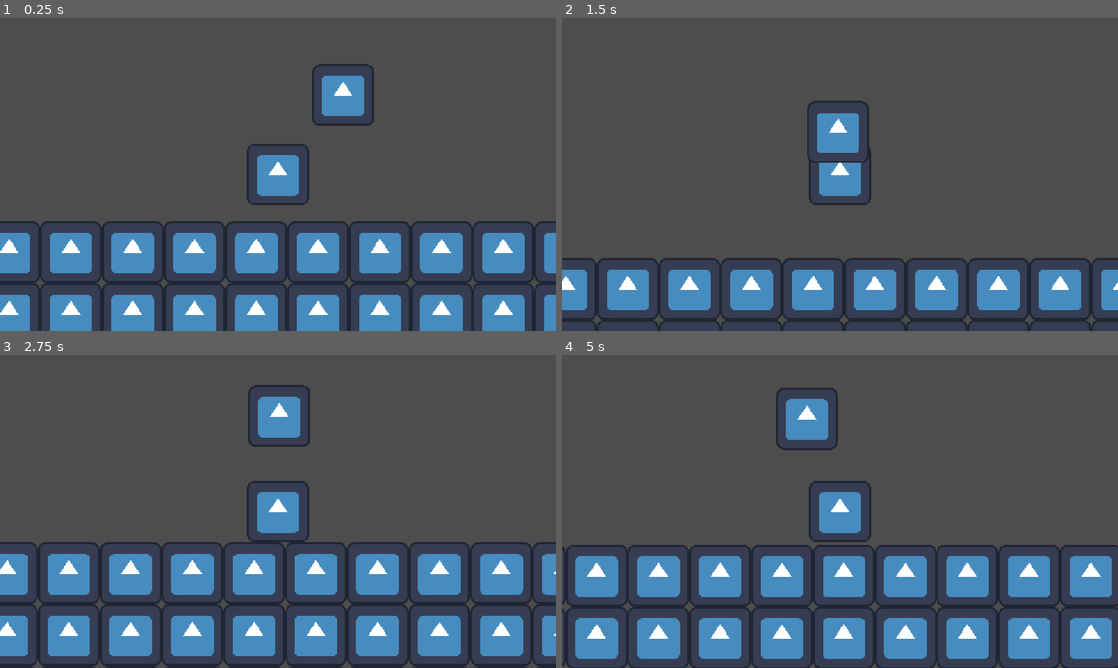
Above: before the commit, frames 1-4 (two rows, left to right).
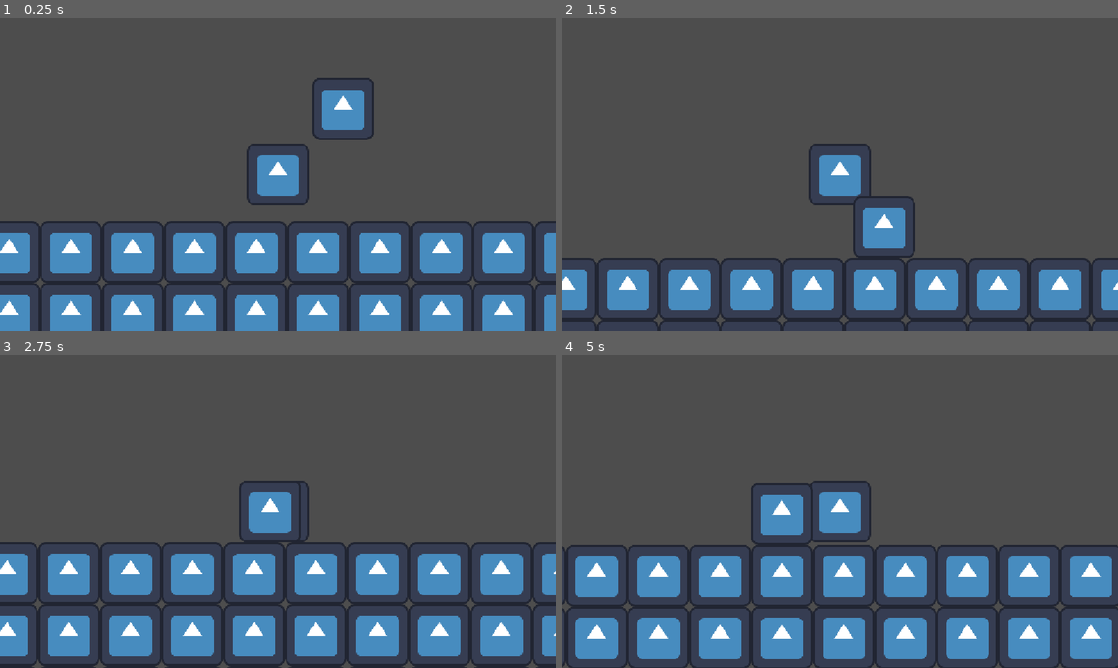
Above: after the commit, the same moments.

Repository: YiepFox/mmj-finale-game
Game: Godot game, scene res://Scenes/Parasite/node_2d.tscn
Two runs of this game, one before a commit and one after it. Both use one fixed random seed, a clock stepped at 60 frames per second and the inputs below. The project has no main scene, so this scene is started directly. The engine's default icon, where the game draws it, is replaced by a stand-in: a white triangle on a blue panel in a dark square.
Inputs (mouse positions are in pixels of both pictures, inside the frame that each line leads up to):
- Up to frame 1 (0.25 s): no input
- Up to frame 2 (1.5 s): move the mouse to (962, 158) at 0.52 s; hold D (move_right) from 0.53 s (still down); click (962, 158) at 0.6 s; tap Space (jump) at 0.77 s; move the mouse to (728, 190) at 1.27 s; tap X (interact) at 1.35 s
- Up to frame 3 (2.75 s): tap Space (jump) at 1.52 s; move the mouse to (333, 442) at 2.02 s; release D (move_right) at 2.03 s; hold A (move_left) from 2.03 s (still down); click (333, 442) at 2.1 s
- Up to frame 4 (5 s): move the mouse to (812, 574) at 2.77 s; release A (move_left) at 2.78 s; hold D (move_right) 2.78-4.28 s; tap X (interact) at 2.85, 4.35 s; tap Space (jump) at 3.02, 3.77, 4.52 s; move the mouse to (1006, 558) at 3.52 s; click (1006, 558) at 3.6 s; move the mouse to (673, 464) at 4.27 s; hold A (move_left) from 4.28 s (still down)

The runs differ from the first frame. In frame 1, 1.1% of the frame differs, in the area x 56-68%, y 14-39%; in frame 2, 2.6%, in the area x 44-64%, y 26-77%; in frame 3, 2.0%; in frame 4, 2.6%.

Commit message:
nothing

Diff:
--- a/Scenes/enemy/prototype_emeny.gd
+++ b/Scenes/enemy/prototype_emeny.gd
@@ -14,8 +14,8 @@
 
 func _physics_process(delta: float) -> void:
 
-	"""if not is_on_floor():
-		velocity += get_gravity() * delta"""
+	if not is_on_floor():
+		velocity += get_gravity() * delta
 
 	if _life <= 0:
 		queue_free()
